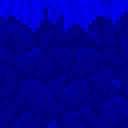
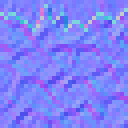
Layers edited between the first and the second (128, 128) image:
renamed "Pasted Layer" to "normal", showed it, painted on it over [0, 0, 128, 128]
added layer "dirt_normal" above "mer" over [0, 0, 128, 128]
renamed "Pasted Layer #1" to "mer", painted on it over [0, 0, 128, 128]
added layer "dirt_mer" above "grass_side.png" over [0, 0, 128, 128]
